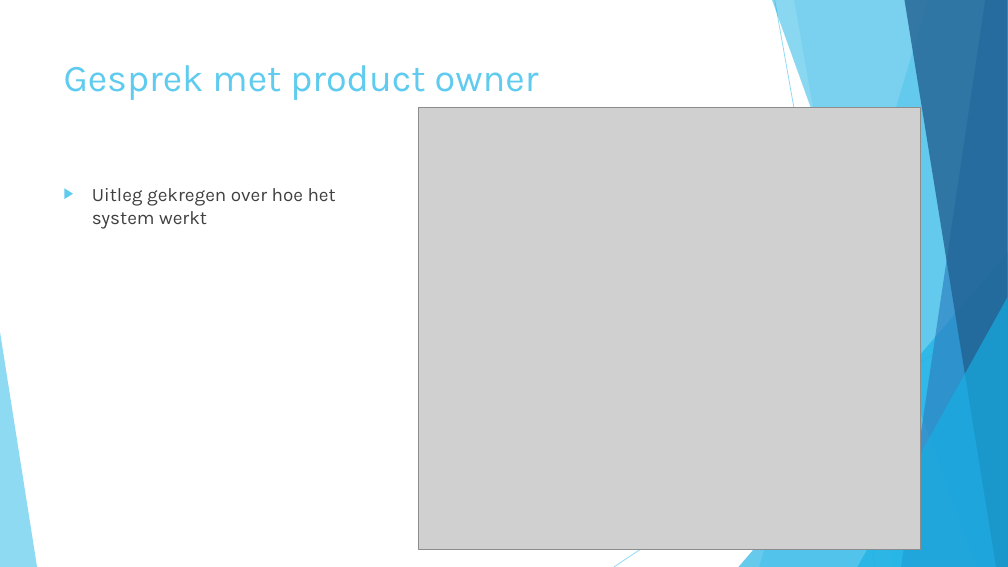
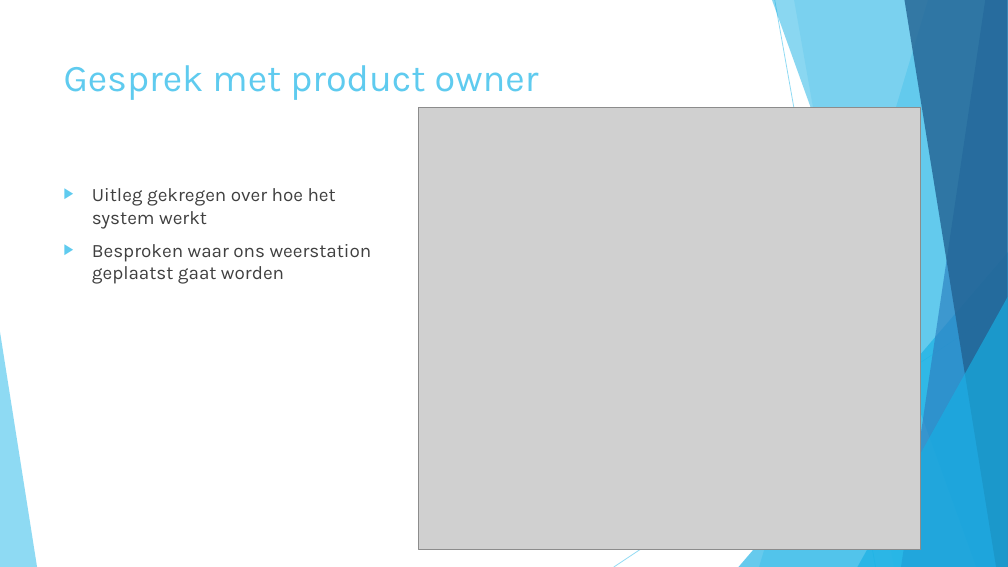
Before and after one commit to merelvdleeden/plastic_vanger, a slide deck: slide 3 of documentatie/scrum presentaties/sprint 1.pptx. Drawn at 1008x567 pixels with LibreOffice and Linux fonts; fonts in the diff are those of the drawing; grey boxes stand for pictures. Boxes give left, top, right and bottom in pixels: in the first picture for what was removed or moved away, otherwise in the second. Text is boxed around its words. In the diff, an @@ line names an element or a change of style, - is before the commit and + after.

```diff
--- a/documentatie/scrum presentaties/sprint 1.pptx
+++ b/documentatie/scrum presentaties/sprint 1.pptx
@@ text at (92, 244, 372, 284): paragraph added @@
+▶ Besproken waar ons weerstation geplaatst gaat worden
```
